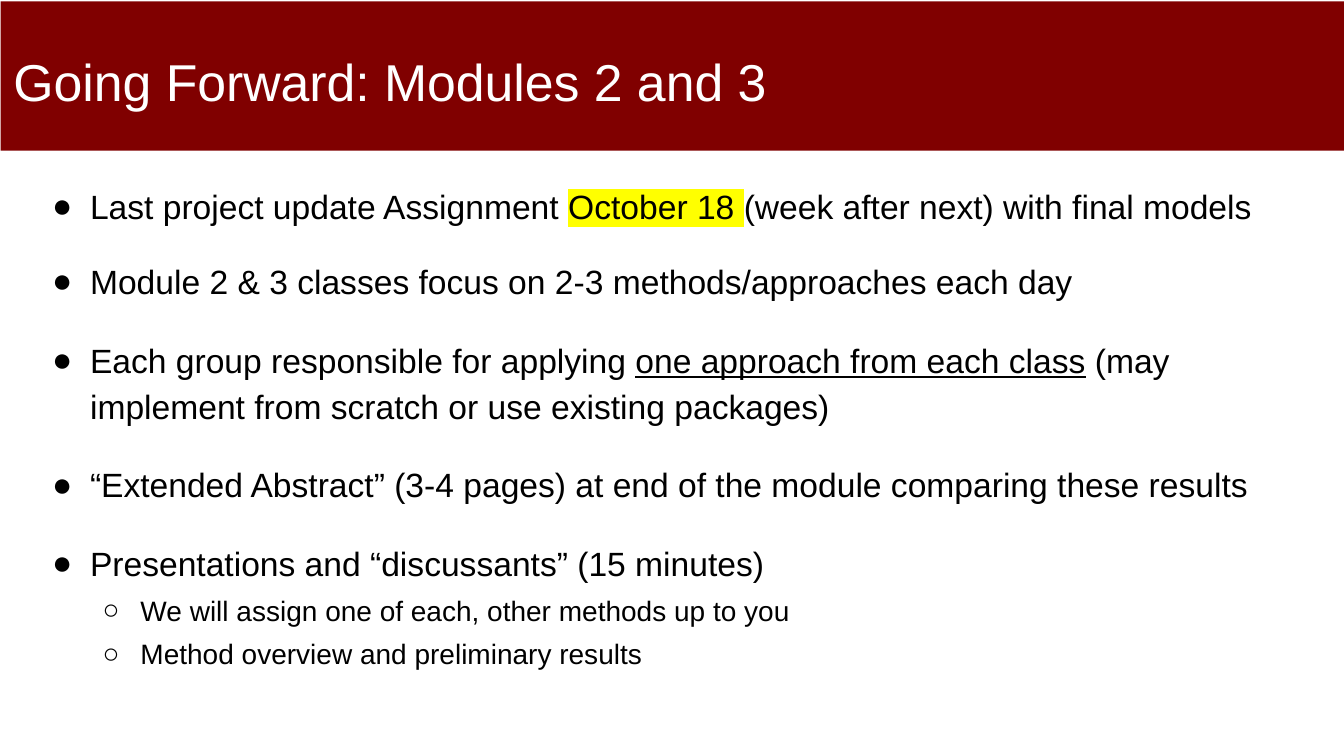
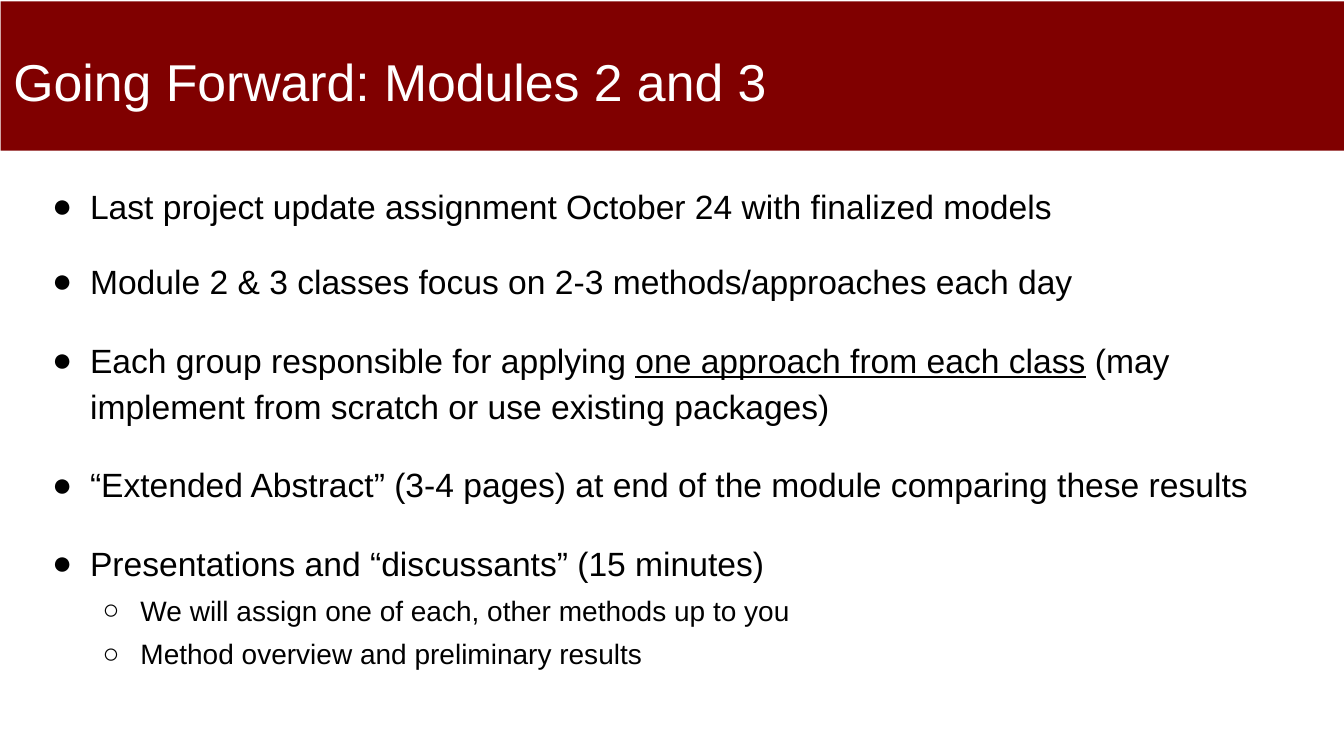
Before and after one commit to dssg/MLinPractice, a slide deck: slide 3 of Lectures/Lecture11-Module1Review.pptx. Drawn at 1344x756 pixels with LibreOffice and Linux fonts; fonts in the diff are those of the drawing. Boxes give left, top, right and bottom in pixels: in the first picture for what was removed or moved away, otherwise in the second. Text is boxed around its words. In the diff, an @@ line names an element or a change of style, - is before the commit and + after.

```diff
--- a/Lectures/Lecture11-Module1Review.pptx
+++ b/Lectures/Lecture11-Module1Review.pptx
@@ text at box(90, 194, 1051, 226): text changed @@
-● Last project update Assignment October 18 (week after next) with final models
+● Last project update assignment October 24 with finalized models
```
Also in this commit, not shown: 1 other slide changed.
